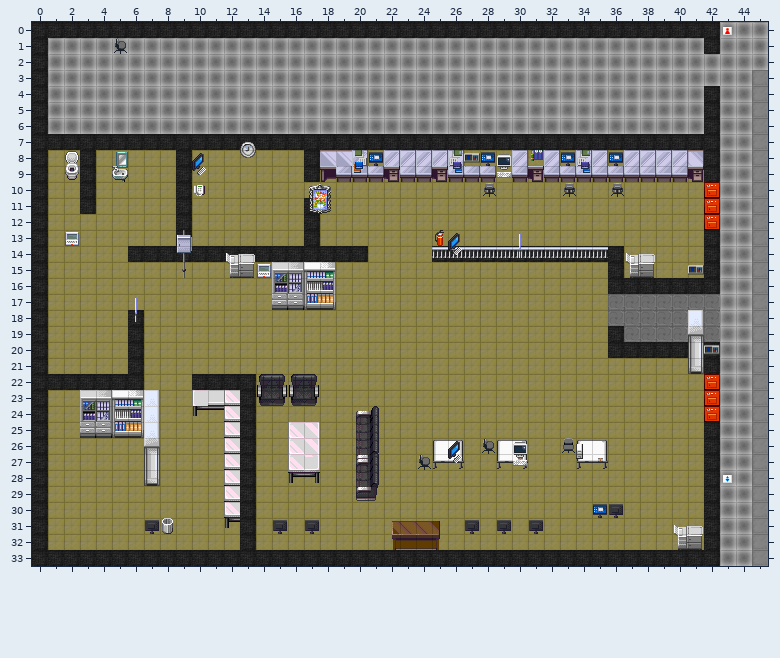
Level history. Tiled map (JSON): maps/map-maschinendeck.json. Above: the version before the commit.
Cells are 32x32 px. Shown: x 0..45, y 0..33.
After the commit:
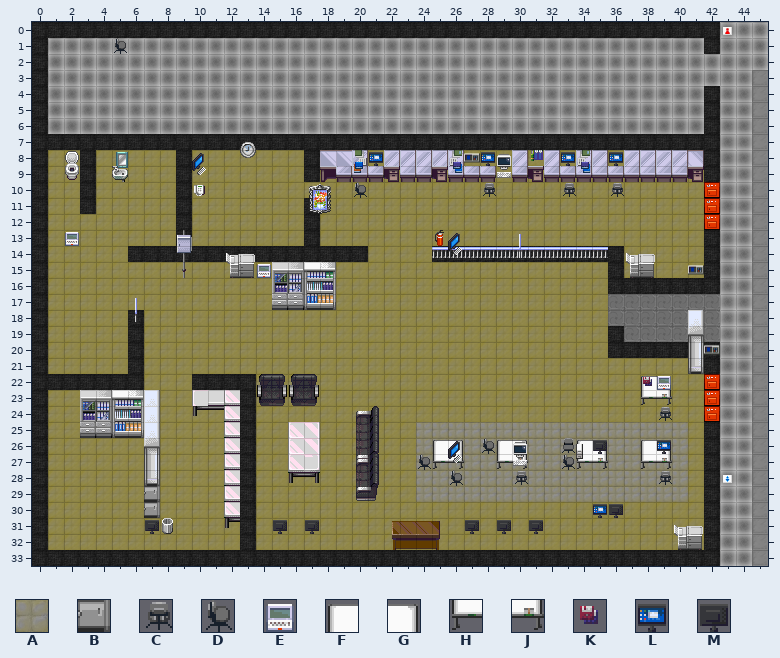
Key: from "floortileset": A 1; from "office_1": B 38, C 113, D 114, E 135, F 161, G 162, H 177, J 178, K 241, L 242, M 243.
_ is an empty cell, . an unchanged one.
Tiles of an added or newly shown layer are drawn over the layers below it.
The exact change:
--- layer "jitsiRoom" (added)
@@ x 24..40 @@
-25 _________________
-26 _________________
-27 _________________
-28 _________________
-29 _________________
+25 AAAAAAAAAAAAAAAAA
+26 AAAAAAAAAAAAAAAAA
+27 AAAAAAAAAAAAAAAAA
+28 AAAAAAAAAAAAAAAAA
+29 AAAAAAAAAAAAAAAAA
--- layer "top"
@@ x 38..39 @@
-22 __
-23 __
+22 FG
+23 HJ
@@ x 38..39 @@
-26 __
-27 __
+26 FG
+27 HJ
--- layer "dinge"
@@ x 20..20 @@
-10 _
+10 D
@@ x 38..39 @@
-22 __
+22 KE
@@ x 39..39 @@
-24 _
+24 C
@@ x 7..39 @@
-26 ............................_..._
-27 .........................._......
-28 ..................._..._........_
-29 _................................
-30 _................................
+26 ............................M...L
+27 ..........................D......
+28 ...................D...C........C
+29 B................................
+30 B................................
